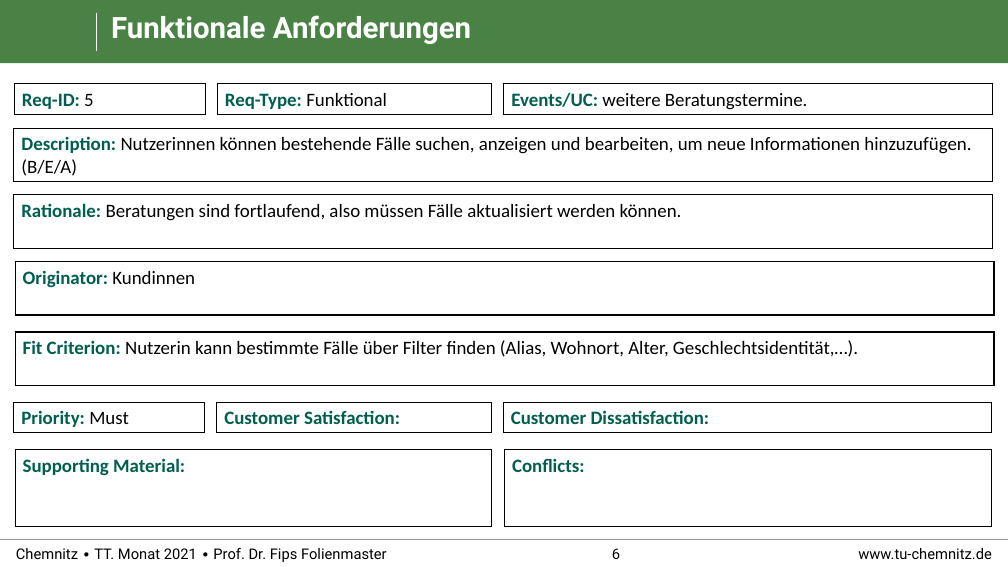
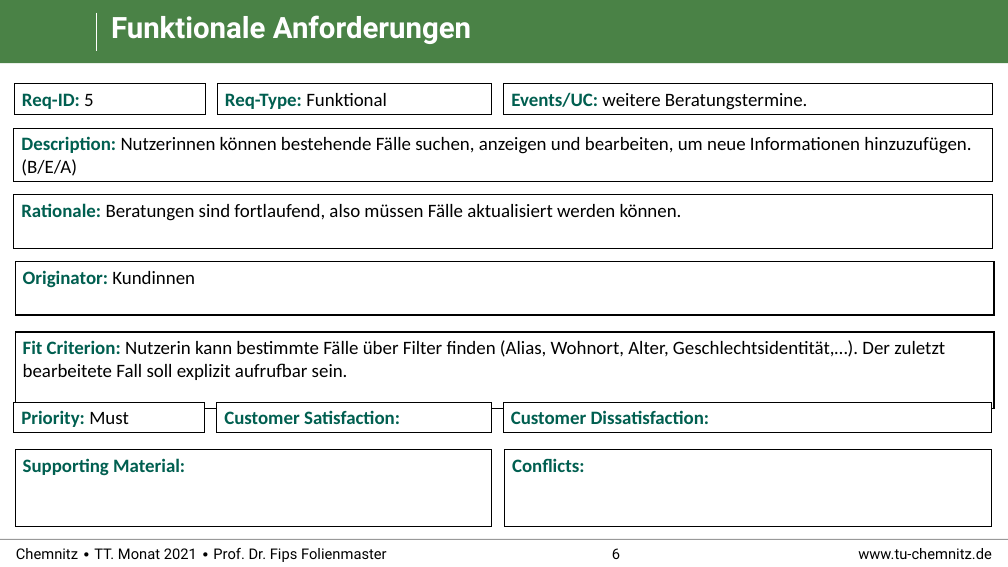
Before and after one commit to RealBiggerBo/Softwaretechnik, a slide deck: slide 6 of SnowCards_Requirements.pptx. Drawn at 1008x567 pixels with LibreOffice and Linux fonts; fonts in the diff are those of the drawing; background and template pictures are left out. Boxes give left, top, right and bottom in pixels: in the first picture for what was removed or moved away, otherwise in the second. Text is boxed around its words. In the diff, an @@ line names an element or a change of style, - is before the commit and + after.

Commit message:
Anforderungen 5 und 24 bearbeitet. Anforderung 27 hinzugefügt.

```diff
--- a/SnowCards_Requirements.pptx
+++ b/SnowCards_Requirements.pptx
@@ rectangle "Fit Criterion: Nutzerin kann bestimmte ..." resized from (x1=15, y1=332, x2=994, y2=386) to (x1=15, y1=332, x2=994, y2=408) @@
@@ text in rectangle at (x1=23, y1=340, x2=945, y2=380): text changed @@
-Fit Criterion: Nutzerin kann bestimmte Fälle über Filter finden (Alias, Wohnort, Alter, Geschlechtsidentität,…).
+Fit Criterion: Nutzerin kann bestimmte Fälle über Filter finden (Alias, Wohnort, Alter, Geschlechtsidentität,…). Der zuletzt bearbeitete Fall soll explizit aufrufbar sein.
```
Also in this commit, not shown: 1 other slide changed, 1 slide added.
